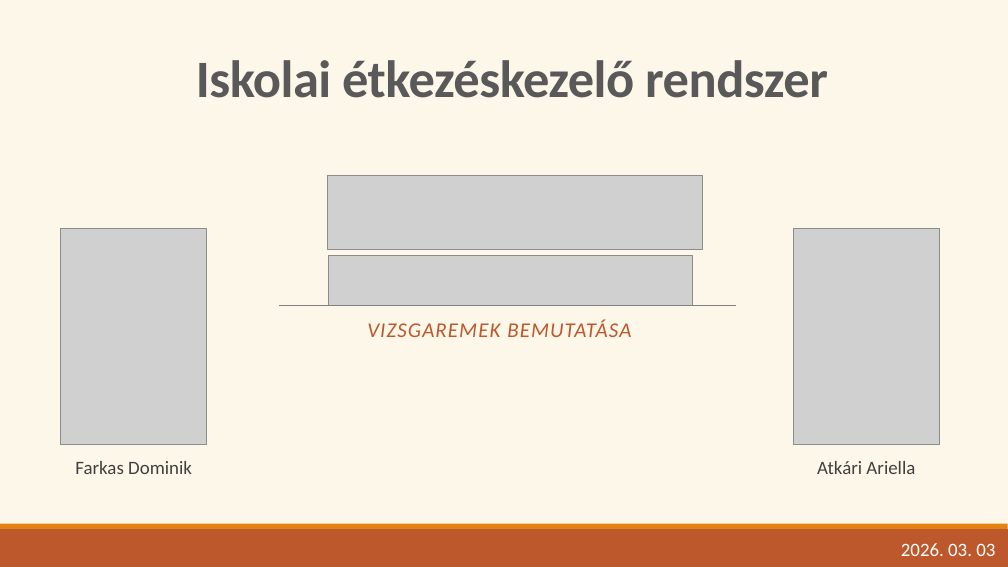
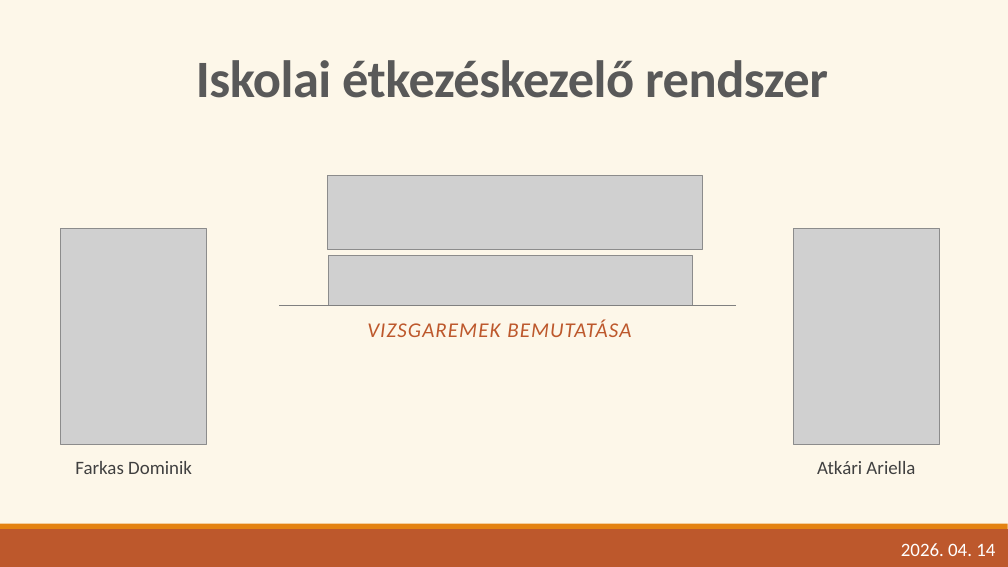
Before and after one commit to Ella50/13_S1_1_vizsgaremek, a slide deck: slide 1 of Dokumentációhoz/Prezentáció/eMenza_AtkariAriella_FarkasDominik.pptx. Drawn at 1008x567 pixels with LibreOffice and Linux fonts; fonts in the diff are those of the drawing; grey boxes stand for pictures. Boxes give left, top, right and bottom in pixels: in the first picture for what was removed or moved away, otherwise in the second. Text is boxed around its words. In the diff, an @@ line names an element or a change of style, - is before the commit and + after.

```diff
--- a/Dokumentációhoz/Prezentáció/eMenza_AtkariAriella_FarkasDominik.pptx
+++ b/Dokumentációhoz/Prezentáció/eMenza_AtkariAriella_FarkasDominik.pptx
@@ text at (901, 543, 995, 556): text changed @@
-2026. 03. 03
+2026. 04. 14
```
Also in this commit, not shown: 7 other slides changed, 1 slide added, 4 slides removed, 15 other files.
